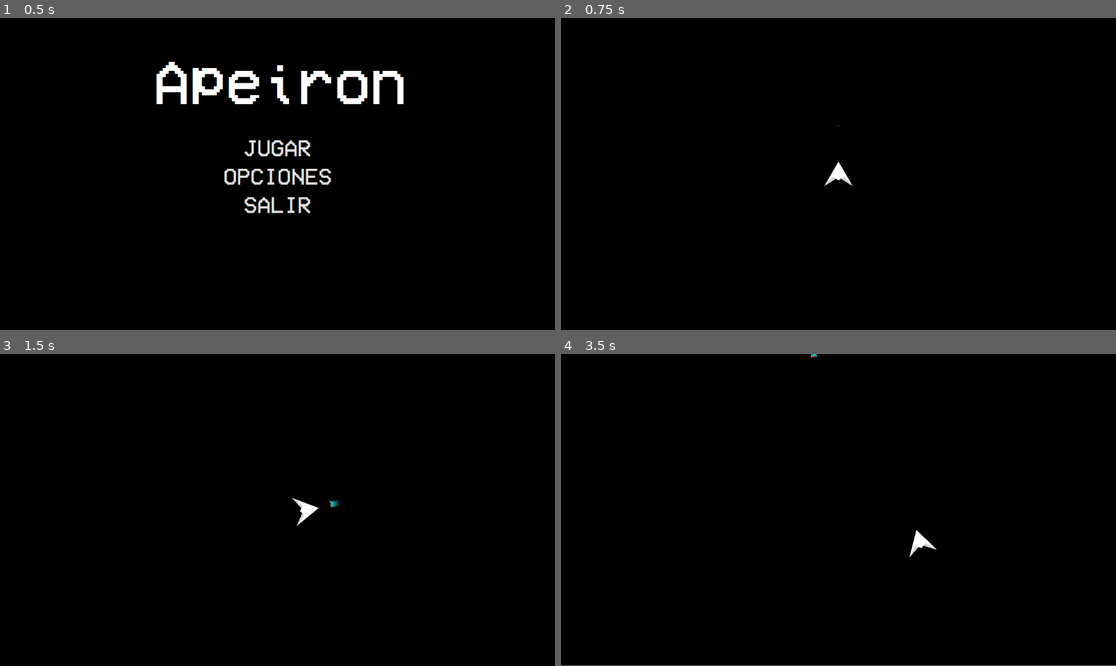
Above: before the commit, frames 1-4 (two rows, left to right).
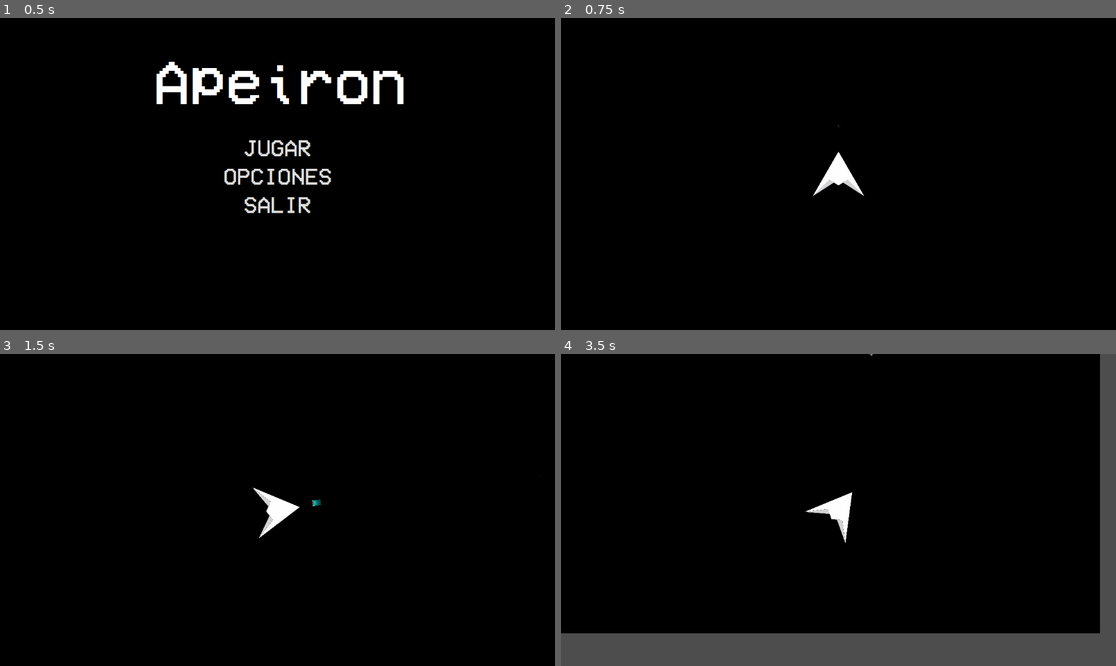
Above: after the commit, the same moments.

Repository: Maretesus666/Apeiron
Game: Godot game, scene res://scenes/menu.tscn
Same seed, same stepped clock (60 frames per second), same inputs: the game is played once before the commit and once after it.
Inputs (mouse positions are in pixels of both pictures, inside the frame that each line leads up to):
- Up to frame 1 (0.5 s): no input
- Up to frame 2 (0.75 s): click "JUGAR" at 0.5 s
- Up to frame 3 (1.5 s): tap Enter at 1.25 s; move the mouse to (399, 494) at 1.27 s; hold D (move_right) from 1.28 s (still down); click (399, 494) at 1.35 s
- Up to frame 4 (3.5 s): move the mouse to (727, 525) at 2.02 s; release D (move_right) at 2.03 s; hold S (move_down) 2.03-2.78 s; click (727, 525) at 2.1 s; move the mouse to (894, 441) at 2.77 s; hold D (move_right) from 2.78 s (still down); click (894, 441) at 2.85 s

Frame 1 is identical in both runs. In frame 2, 0.4% of the frame differs, in the area x 45-55%, y 42-58%; in frame 3, 0.7%; in frame 4, 13%, in the area x 0-100%, y 0-100%.

Commit message:
cambios de camaras

Diff:
--- a/apeiron-godot/project.godot
+++ b/apeiron-godot/project.godot
@@ -12,7 +12,7 @@
 
 config/name="apeiron"
 run/main_scene="res://scenes/menu.tscn"
-config/features=PackedStringArray("4.3", "Mobile")
+config/features=PackedStringArray("4.5", "Mobile")
 config/icon="res://icon.svg"
 
 [input]
--- a/apeiron-godot/scenes/game.tscn
+++ b/apeiron-godot/scenes/game.tscn
@@ -23,9 +23,3 @@
 color = Color(0, 0, 0, 1)
 
 [node name="Jugador" parent="." instance=ExtResource("1_svaqf")]
-
-[node name="Camera2D" type="Camera2D" parent="Jugador"]
-position_smoothing_enabled = true
-rotation_smoothing_enabled = true
-drag_horizontal_enabled = true
-drag_vertical_enabled = true
--- a/apeiron-godot/scenes/jugador.tscn
+++ b/apeiron-godot/scenes/jugador.tscn
@@ -1,8 +1,9 @@
-[gd_scene load_steps=5 format=3 uid="uid://bcq45ypkaysta"]
+[gd_scene load_steps=6 format=3 uid="uid://bcq45ypkaysta"]
 
-[ext_resource type="Script" path="res://scripts/jugador.gd" id="1_st4uy"]
+[ext_resource type="Script" uid="uid://deo2rgxhri75e" path="res://scripts/jugador.gd" id="1_st4uy"]
 [ext_resource type="Texture2D" uid="uid://dsqmf3qkp4ovd" path="res://assets/sprites/nave.png" id="1_xbmdn"]
 [ext_resource type="PackedScene" uid="uid://bul724b2bfmo1" path="res://scenes/bala.tscn" id="3_r2ihm"]
+[ext_resource type="Script" uid="uid://chch6oeolhd3b" path="res://scripts/camera_2d.gd" id="4_k64kw"]
 
 [sub_resource type="CircleShape2D" id="CircleShape2D_y38cv"]
 radius = 200.0
@@ -14,7 +15,7 @@
 texture_filter = 2
 texture_repeat = 1
 rotation = 1.5708
-scale = Vector2(0.05, 0.05)
+scale = Vector2(0.09, 0.09)
 texture = ExtResource("1_xbmdn")
 
 [node name="CollisionShape2D" type="CollisionShape2D" parent="."]
@@ -30,4 +31,10 @@
 scale = Vector2(0.1, 0.1)
 
 [node name="PuntoDisparo" type="Node2D" parent="."]
-position = Vector2(24, 0)
+position = Vector2(47, 0)
+
+[node name="Camera2D" type="Camera2D" parent="."]
+limit_smoothed = true
+position_smoothing_speed = 1.0
+rotation_smoothing_speed = 1.0
+script = ExtResource("4_k64kw")
--- /dev/null
+++ b/apeiron-godot/scripts/camera_2d.gd
@@ -0,0 +1,9 @@
+extends Camera2D
+
+
+@export_category("Follow Character")
+@export var jugador : CharacterBody2D
+
+@export_category("Follow Character")
+@export var smoothing_enabled : bool
+@export_range(1, 10) var smoothing_distance: int =8
Not shown: 1 places in apeiron-godot/scenes/game.tscn that only renumber resources
Not shown, added: apeiron-godot/scenes/menu.gd.uid
Not shown, added: apeiron-godot/scripts/bala.gd.uid
Not shown, added: apeiron-godot/scripts/camera_2d.gd.uid
Not shown, added: apeiron-godot/scripts/jugador.gd.uid
Not shown, added: apeiron-godot/scripts/titulo.gd.uid
Not shown, added: apeiron-godot/scripts/titulo_ola.gd.uid
Not shown, added: apeiron-godot/shaders/fondo.gdshader.uid
Not shown, added: apeiron-godot/shaders/menu.gdshader.uid
